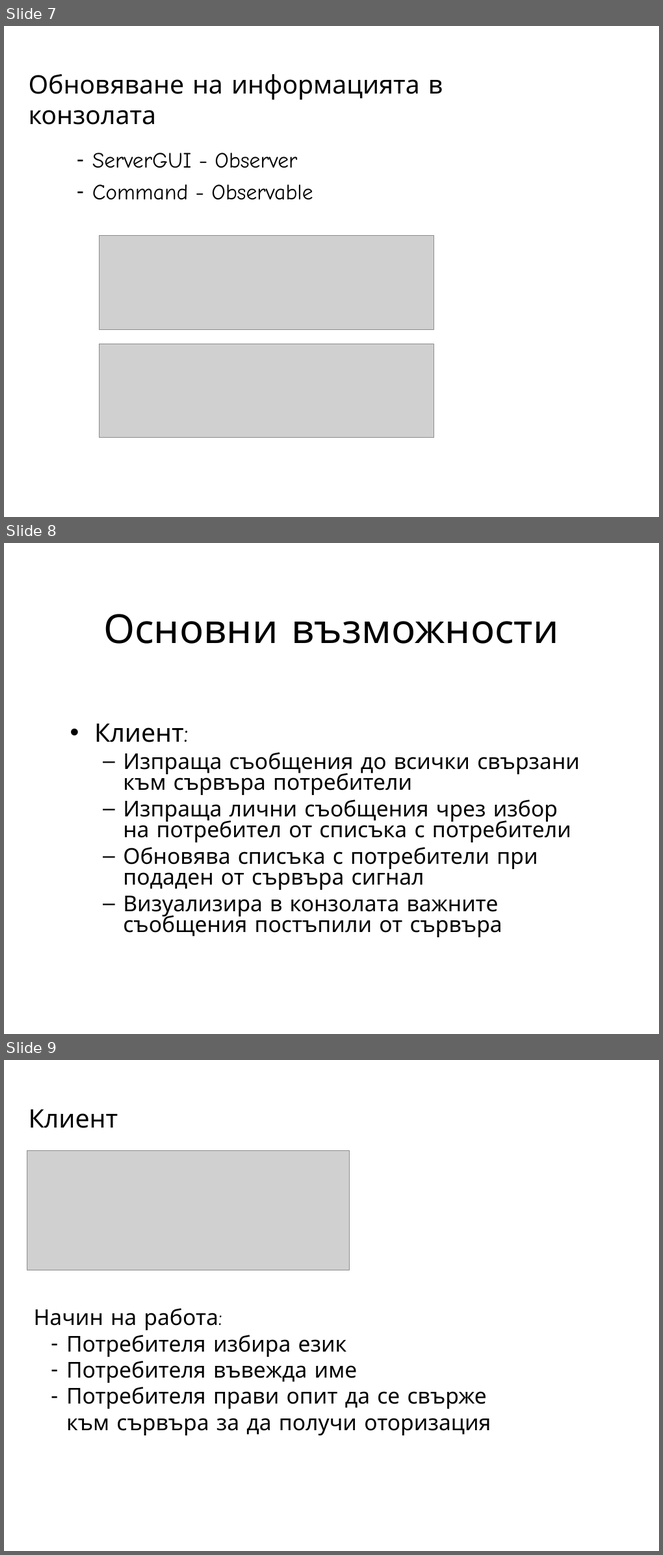
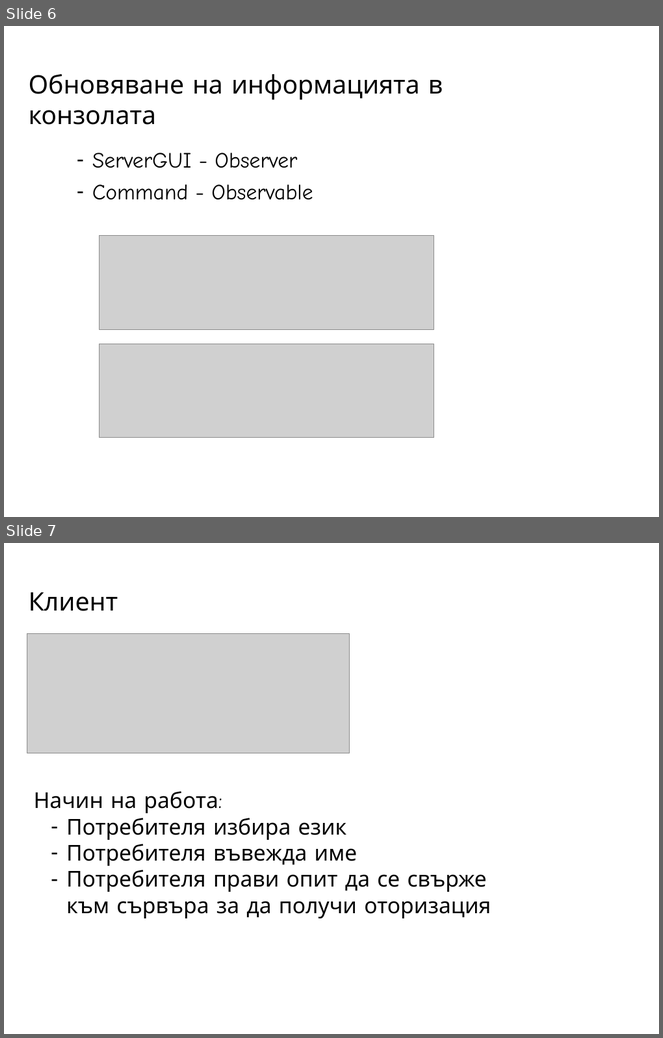
Before and after one commit to sukkw/java_course, a slide deck: ServerSide/chat.ppt. Shown one above the other, each under a label of ours: slides 7, 8 and 9 before the commit, slides 6 and 7 after it. The pictures are 663x1555 and 663x1038 pixels, drawn with LibreOffice and Linux fonts; fonts in the diff are those of the drawing; grey boxes stand for pictures; background and template pictures are left out. Boxes give left, top, right and bottom in pixels: in the first picture for what was removed or moved away, otherwise in the second. Text is boxed around its words. In the diff, an @@ line names an element or a change of style, - is before the commit and + after.

```diff
--- a/ServerSide/chat.ppt
+++ b/ServerSide/chat.ppt
@@ slide 8 removed at (4, 543, 659, 1034), background picture (left out) @@
@@ title removed at (103, 614, 559, 644) @@
-Основни възможности
@@ text removed at (94, 724, 580, 938) @@
-• Клиент:
-  – Изпраща съобщения до всички свързани към сървъра потребители
-  – Изпраща лични съобщения чрез избор на потребител от списъка с потребители
-  – Обновява списъка с потребители при подаден от сървъра сигнал
-  – Визуализира в конзолата важните съобщения постъпили от сървъра
@@ what was slide 7 is now slide 6 @@
@@ what was slide 9 is now slide 7 @@
```
Also in this commit, not shown: 2 slides changed, 2 other slides removed, 2 other files.
